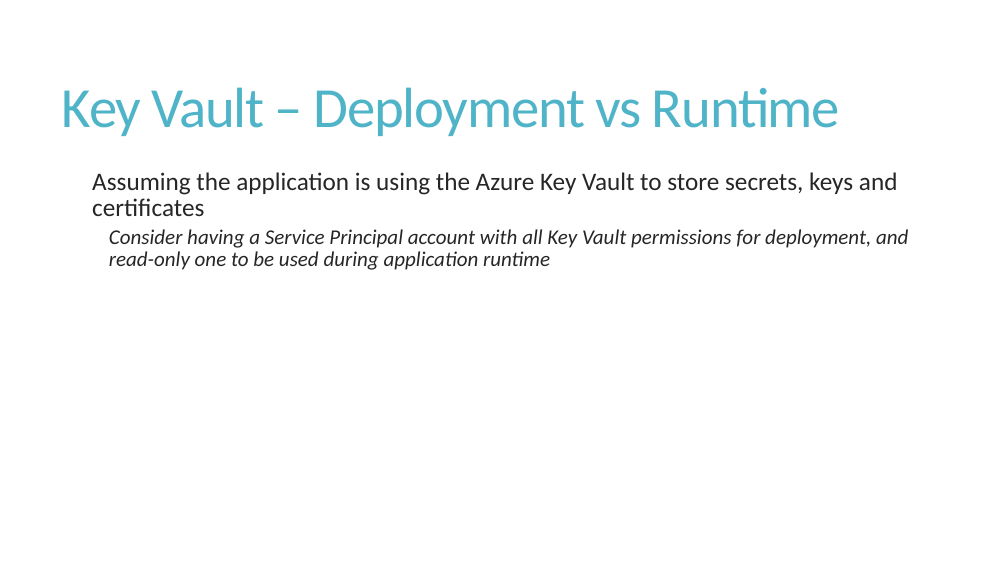
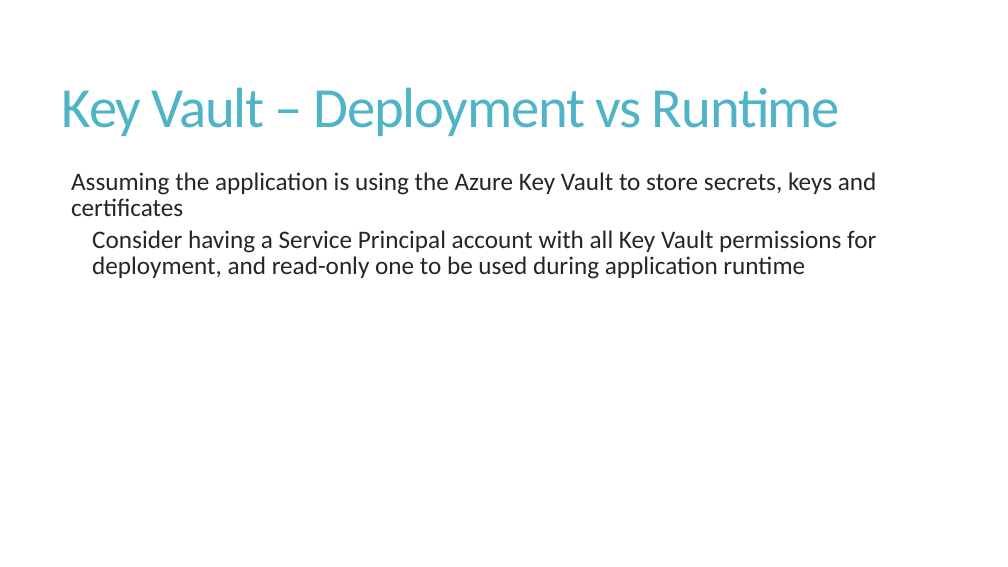
Before and after one commit to evandropaula/Azure, a slide deck: slide 4 of ServicePrincipal/PPT/ServicePrincipal.pptx. Drawn at 1008x567 pixels with LibreOffice and Linux fonts; fonts in the diff are those of the drawing. Boxes give left, top, right and bottom in pixels: in the first picture for what was removed or moved away, otherwise in the second. Text is boxed around its words. In the diff, an @@ line names an element or a change of style, - is before the commit and + after.

Commit message:
Fix formatting; Added slide with guidance on password rotation;

```diff
--- a/ServicePrincipal/PPT/ServicePrincipal.pptx
+++ b/ServicePrincipal/PPT/ServicePrincipal.pptx
@@ text "Assuming the application is using ..." at [71,172,877,279]: size 20 to 24 pt, italic off in "Consider having a Service Principal account with ..."; list level 2 to 1 in "Assuming the application is using ..."; list level 3 to 2 in "Consider having a Service Principal ..." @@
```
Also in this commit, not shown: 2 other slides changed, 1 slide added, 1 slide removed.
